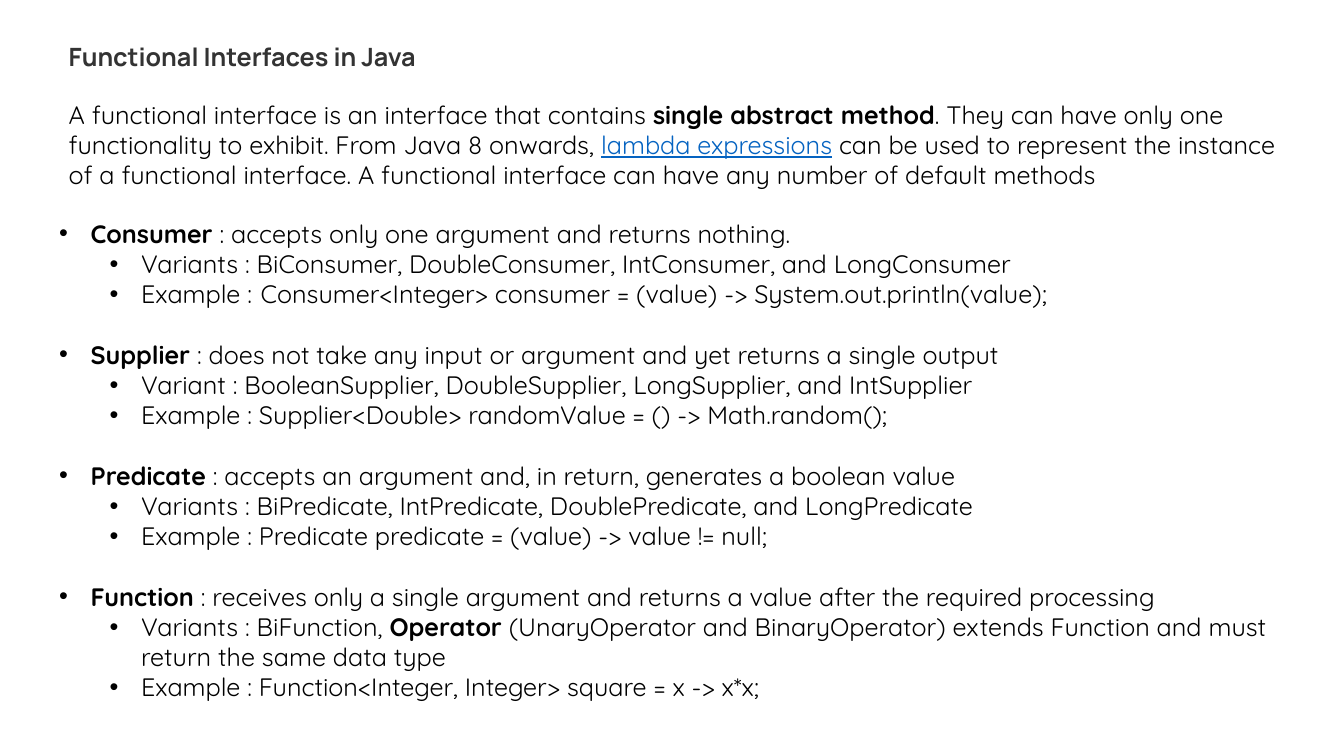
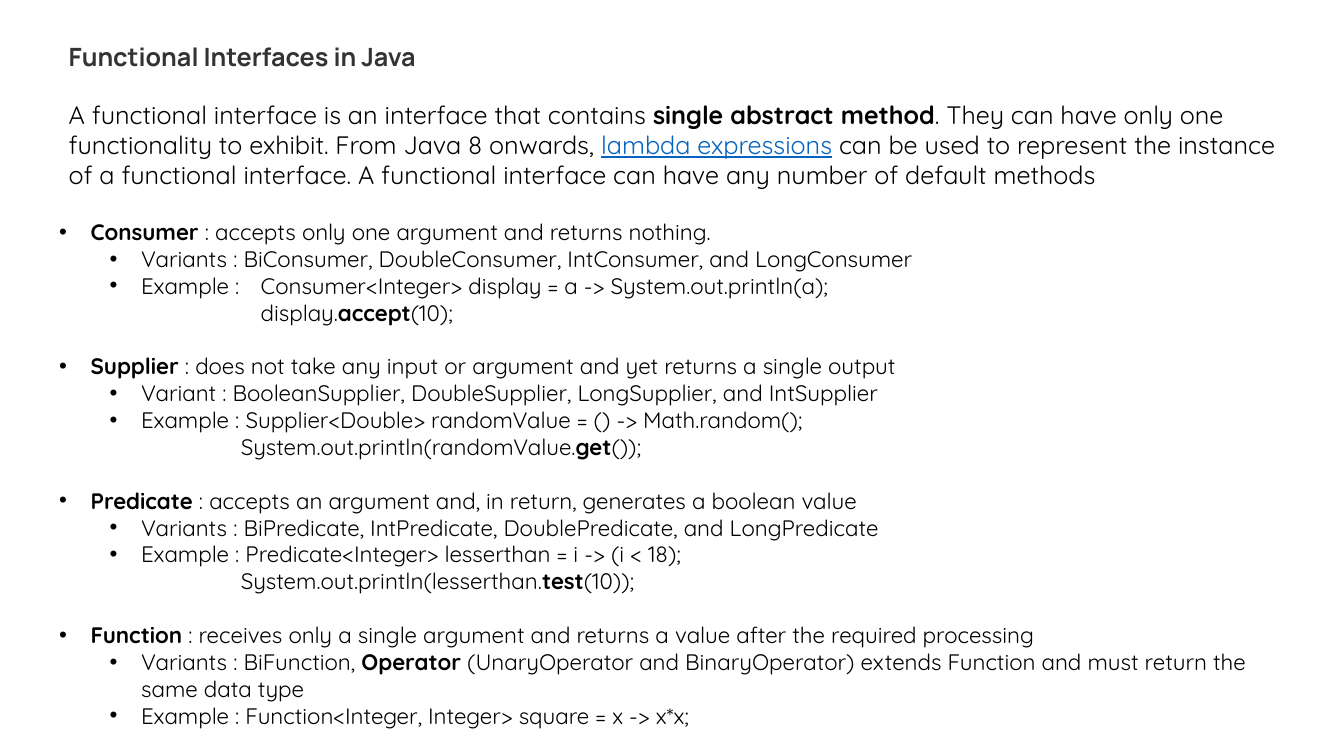
Before and after one commit to as6485/technology, a slide deck: slide 6 of Functional Programming in Java.pptx. Drawn at 1344x756 pixels with LibreOffice and Linux fonts; fonts in the diff are those of the drawing. Boxes give left, top, right and bottom in pixels: in the first picture for what was removed or moved away, otherwise in the second. Text is boxed around its words. In the diff, an @@ line names an element or a change of style, - is before the commit and + after.

Commit message:
updated FP deck

```diff
--- a/Functional Programming in Java.pptx
+++ b/Functional Programming in Java.pptx
@@ text at (91, 223, 1246, 729): size 18 to 16 pt in "Consumer : accepts only one argument and ...", "Variants : BiConsumer, DoubleConsumer, IntConsumer, and Long ...", "Supplier : does not take any input ...", "Variant : BooleanSupplier, DoubleSupplier, LongSupplier, and ..." and 6 more places @@
@@ text at (141, 271, 828, 326): text changed; size 18 to 16 pt @@
-  • Example : Consumer<Integer> consumer = (value) -> System.out.println(value);
+  • Example : Consumer<Integer> display = a -> System.out.println(a);
+        display.accept(10);
@@ text at (241, 432, 641, 460): paragraph added @@
+      System.out.println(randomValue.get());
@@ text at (141, 545, 681, 594): text changed; size 18 to 16 pt @@
-  • Example : Predicate predicate = (value) -> value != null;
+  • Example : Predicate<Integer> lesserthan = i -> (i < 18);
+      System.out.println(lesserthan.test(10));
```
Also in this commit, not shown: 1 other slide changed.
